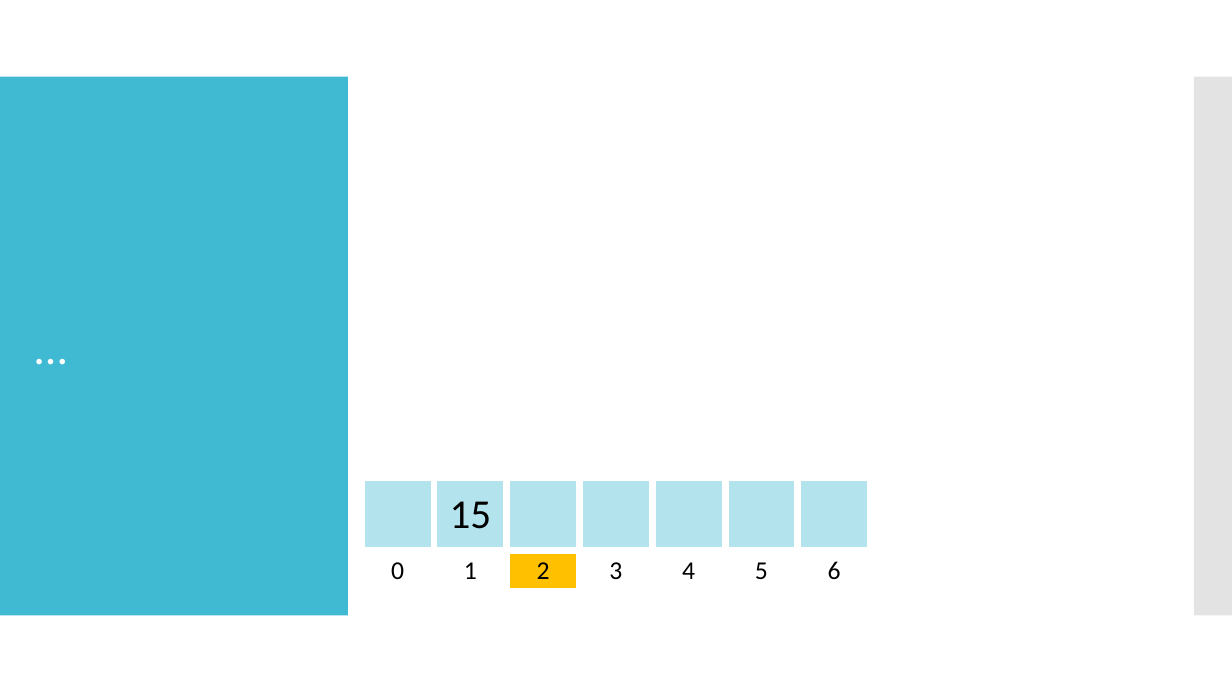
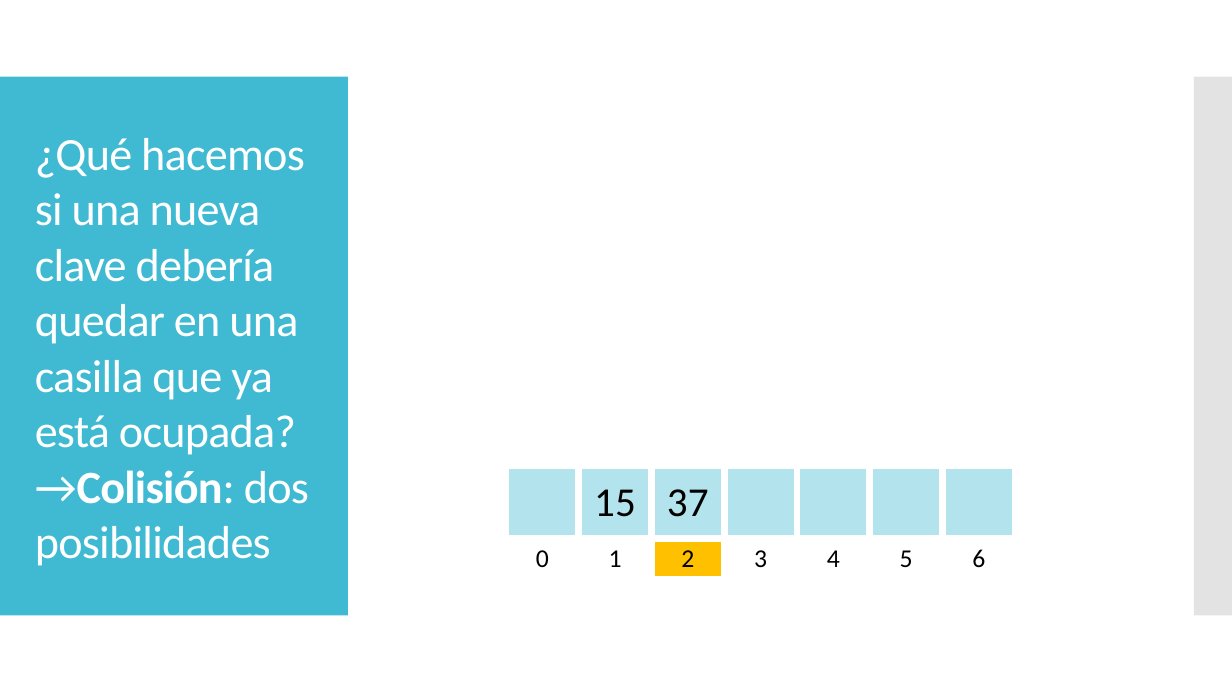
Before and after one commit to chris-carstens/2020-2, a slide deck: slide 15 of Clases/11 - Tablas de Hash/Tablas de hash.pptx (slide 14 before the commit). Drawn at 1232x693 pixels with LibreOffice and Linux fonts; fonts in the diff are those of the drawing; grey boxes stand for pictures. Boxes give left, top, right and bottom in pixels: in the first picture for what was removed or moved away, otherwise in the second. Text is boxed around its words. In the diff, an @@ line names an element or a change of style, - is before the commit and + after.

```diff
--- a/Clases/11 - Tablas de Hash/Tablas de hash.pptx
+++ b/Clases/11 - Tablas de Hash/Tablas de hash.pptx
@@ title removed at (x1=26, y1=114, x2=323, y2=579) @@
-…
@@ title added at (x1=35, y1=138, x2=309, y2=566), 36 pt, text #FFFFFF @@
+¿Qué hacemos si una nueva clave debería quedar en una casilla que ya está ocupada? →Colisión: dos posibilidades
@@ table at (x1=506, y1=466, x2=1018, y2=579) @@
-row 1, column 3: 
+row 1, column 3: 37
@@ table moved from (x1=361, y1=478, x2=872, y2=591) to (x1=506, y1=466, x2=1018, y2=579) @@
```
Also in this commit, not shown: 20 other slides changed, 9 slides added, 5 slides removed, 3 other files.
